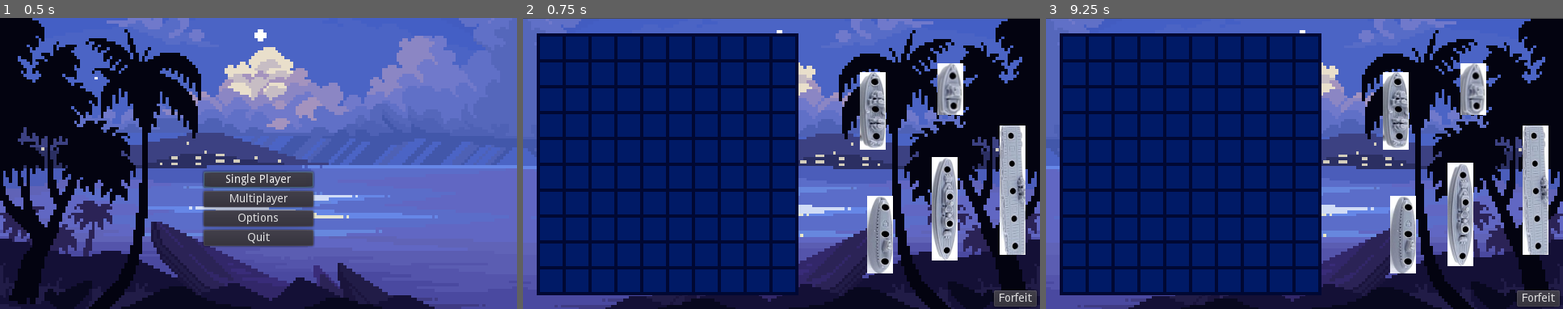
Above: before the commit, frames 1-3 (left to right).
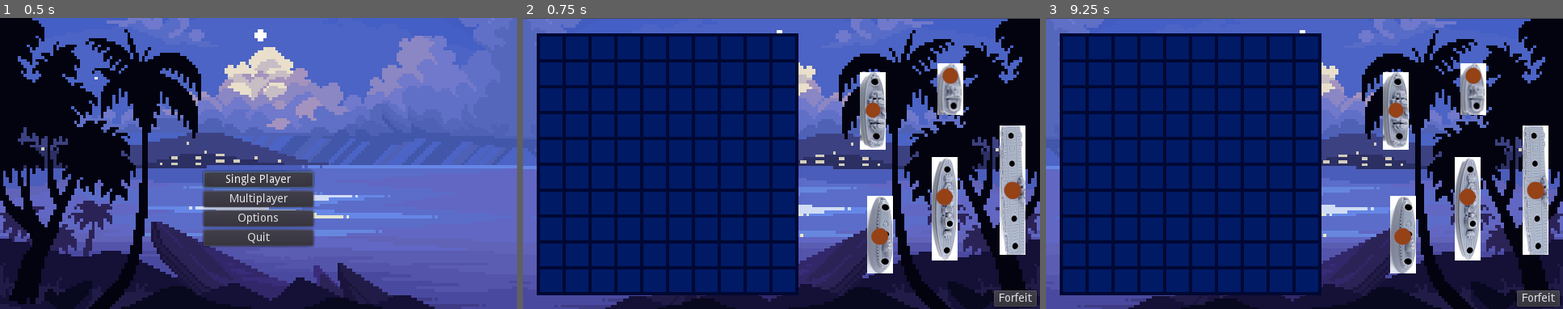
Above: after the commit, the same moments.

Repository: JohnBreaux/Boat-Battle
Game: Godot game, scene res://scenes/Main.tscn
The game is run twice, just before and just after one commit, with the same random seed, the same clock (stepped at 60 frames per second) and the same inputs.
Inputs (mouse positions are in pixels of both pictures, inside the frame that each line leads up to):
- Up to frame 1 (0.5 s): no input
- Up to frame 2 (0.75 s): click "Single Player" at 0.5 s
- Up to frame 3 (9.25 s): click "Forfeit" at 1.25 s; click "Single Player" at 2 s; click "Forfeit" at 2.75 s; click "Single Player" at 3.5 s; click "Forfeit" at 4.25 s; click "Multiplayer" at 5 s; tap Enter at 5.75, 7.25, 8.75 s; move the mouse to (1418, 148) at 5.77 s; click (1418, 148) at 5.92 s; tap Space at 6.5, 8 s; move the mouse to (1201, 178) at 6.52 s; click (1201, 178) at 6.67 s; move the mouse to (1356, 99) at 7.27 s; click (1356, 99) at 7.42 s; move the mouse to (1278, 221) at 8.02 s; click (1278, 221) at 8.17 s; move the mouse to (1459, 207) at 8.77 s; click (1459, 207) at 8.92 s

Frame 1 is identical in both runs. In frame 2, 0.7% of the frame differs, in the area x 66-97%, y 16-79%; in frame 3, 2.6%, in the area x 66-97%, y 16-86%.

Commit message:
Add handles to ships and improve placement controls; Make the debug menu more aggressive.

Diff:
--- a/godot_ship/script/debug/debug_menu.gd
+++ b/godot_ship/script/debug/debug_menu.gd
@@ -10,6 +10,8 @@
 var debug_active = false
 var menu_position = 0.0
 var menu_velocity = 4
+
+onready var present_working_node = get_node("/root")
 
 # positions when the menu is hidden/active
 var menu_hidden = Transform2D(Vector2(1,0), Vector2(0,1), Vector2(0,-170))
@@ -71,6 +73,10 @@
 			command_clear(command)
 		"help", "h":
 			command_help(command)
+		"pwd", "pwn":
+			command_pwd(command)
+		"cd", "cn":
+			command_cd(command)
 		_:
 			debug_print_line("Command not recognized.\n")
 
@@ -100,8 +106,11 @@
 
 #   list: Lists names of active scenes (children of Root)
 func command_list (_command):
-	debug_print_line("list: ")
-	MessageBus.emit_signal("list_scenes")
+	var children = present_working_node.get_children()
+	var names = []
+	for i in range (children.size()):
+		names.append(children[i].name)
+	debug_print_line(String(names) + "\n")
 
 #   restart: Kills the current tree and replants Root
 func command_restart (_command):
@@ -128,7 +137,24 @@
 func command_clear (_command):
 	emit_signal("clear_out");
 
-func command_tree (_command):
+func command_pwd (_command):
+	debug_print_line("pwd\n" + String(present_working_node.get_path()) + "\n")
+
+func command_cd (command):
+	if command.size() > 1:
+		var path
+		if command[1].is_abs_path():
+			path = command[1]
+		else: #convert to absolute path
+			path = String(present_working_node.get_path()) + "/" + command[1]
+		var node = get_node(path)
+		if node:
+			debug_print_line("cd " + command[1] + "\n")
+			present_working_node = node
+		else:
+			debug_print_line ('change node: node not found.\n')
+	else:
+		debug_print_line("")
 	pass
 
 #   help: Prints help dialogue
--- a/godot_ship/script/game/moveShip.gd
+++ b/godot_ship/script/game/moveShip.gd
@@ -11,7 +11,7 @@
 func _ready():
 	pass # Replace with function body.
 
-var click_radius = 32
+var click_radius = 16
 var orient = 0;
 
 func _input(event):
Binary file changed: godot_ship/assets/game/2longShipS.png
Binary file changed: godot_ship/assets/game/3longShipAS.png
Binary file changed: godot_ship/assets/game/3longShipBS.png
Binary file changed: godot_ship/assets/game/4longShipS.png
Binary file changed: godot_ship/assets/game/5longShipS.png
